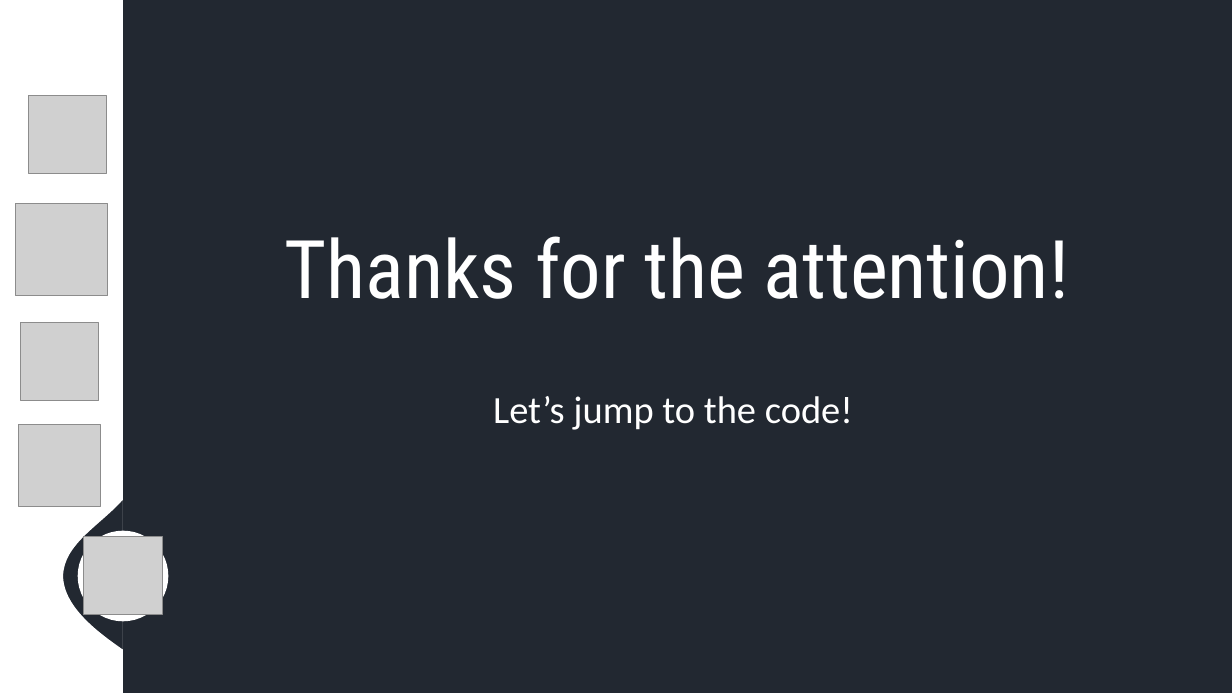
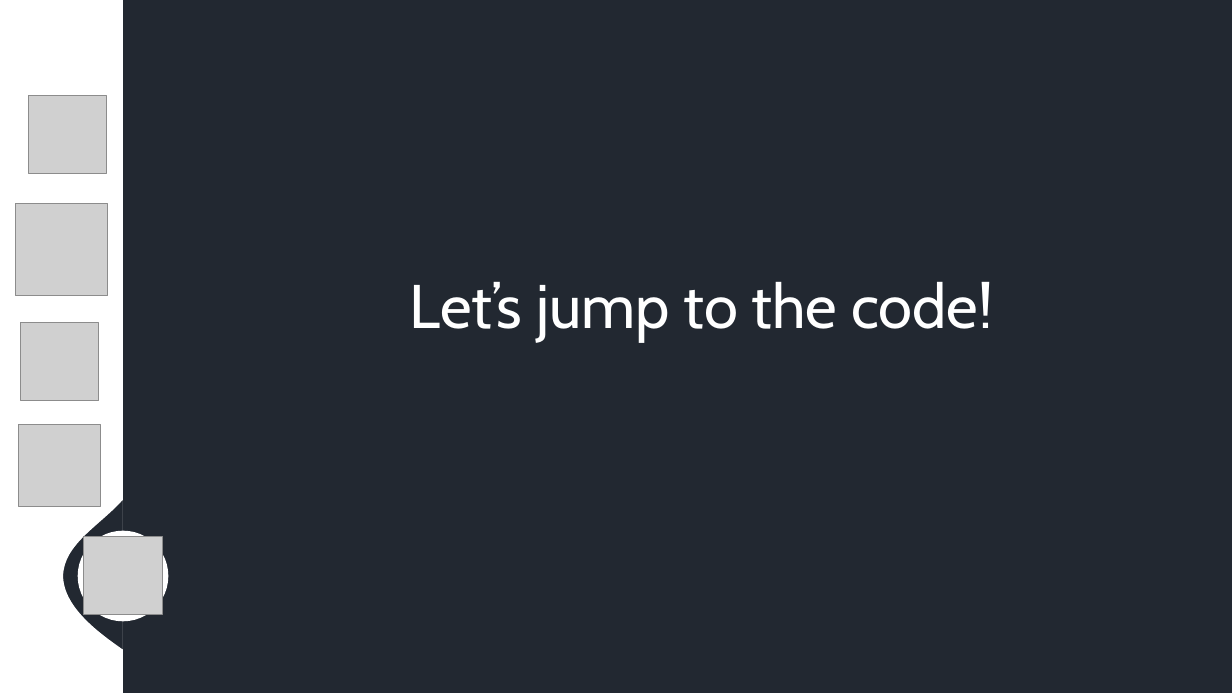
Before and after one commit to TYAtanasov21/Chemistry_Clash, a slide deck: slide 5 of documents/Presentation - Chemistry clash.pptx. Drawn at 1232x693 pixels with LibreOffice and Linux fonts; fonts in the diff are those of the drawing; grey boxes stand for pictures; background and template pictures are left out. Boxes give left, top, right and bottom in pixels: in the first picture for what was removed or moved away, otherwise in the second. Text is boxed around its words. In the diff, an @@ line names an element or a change of style, - is before the commit and + after.

```diff
--- a/documents/Presentation - Chemistry clash.pptx
+++ b/documents/Presentation - Chemistry clash.pptx
@@ title removed at <box>285,236,1069,299</box> @@
-Thanks for the attention!
@@ text "Let’s jump to the code!": place and size @@
-text "Let’s jump to the code!" at <box>493,396,853,430</box>
+text "Let’s jump to the code!" at <box>410,282,993,342</box>
@@ text "Let’s jump to the code!" at <box>410,282,993,342</box>: size 30 to 48 pt, font Calibri to Cabin @@
```
Also in this commit, not shown: 3 other slides changed, 2 other files.
